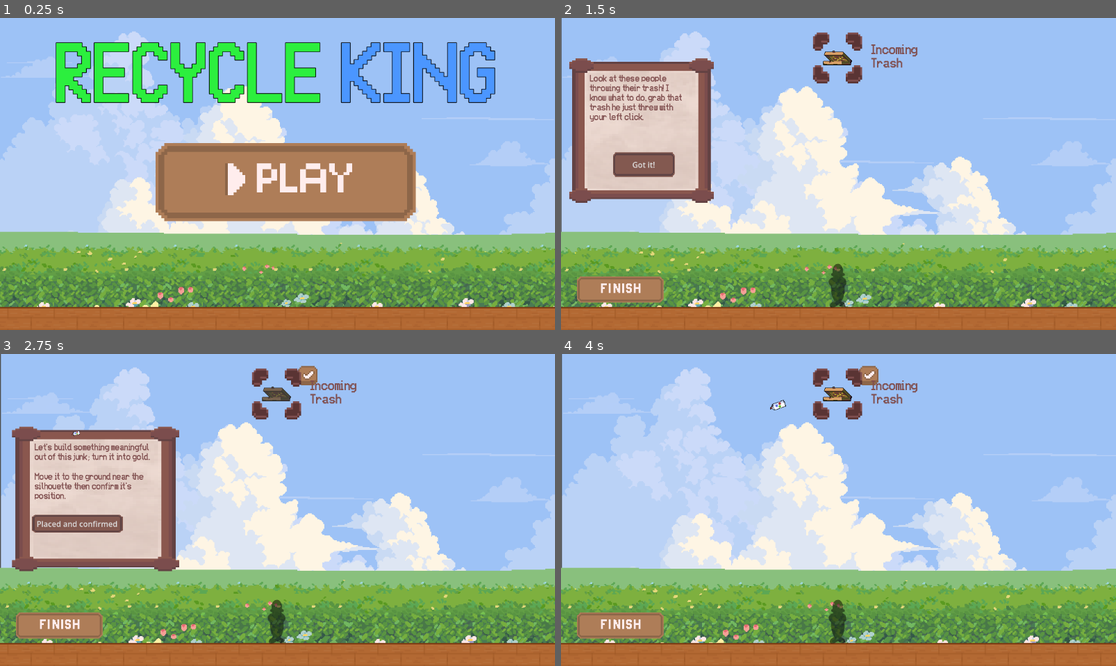
Above: before the commit, frames 1-4 (two rows, left to right).
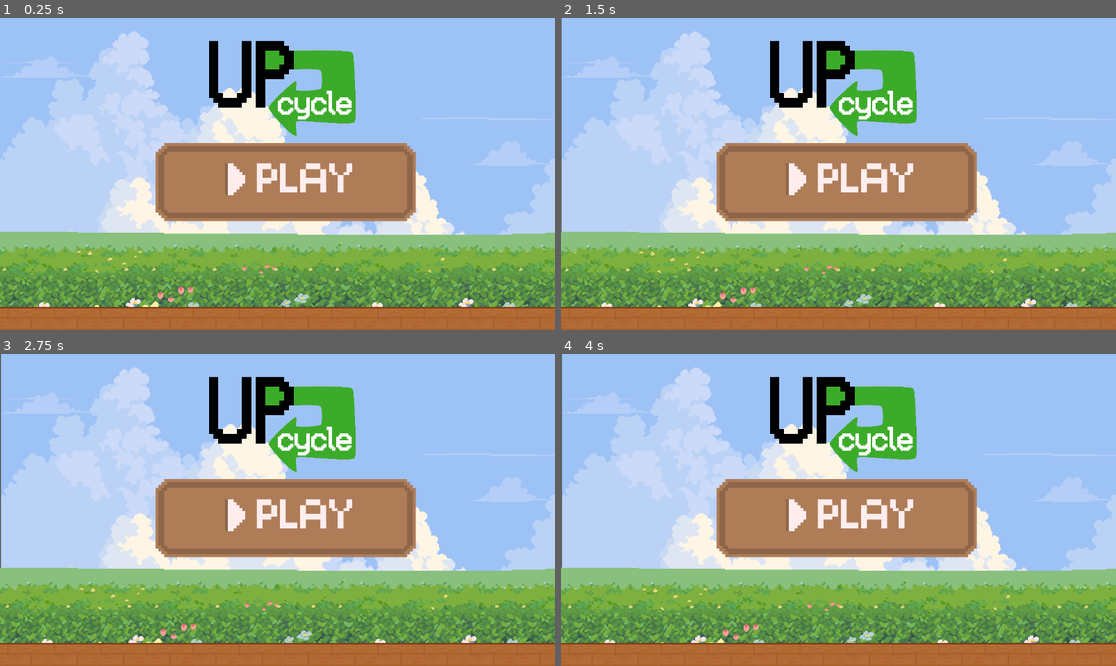
Above: after the commit, the same moments.

Repository: funkymonkeysgames/lame-jam-59
Game: Godot game, scene res://Scenes/main.tscn
Two runs of this game, one before a commit and one after it. Both use one fixed random seed, a clock stepped at 60 frames per second and the inputs below.
Inputs (mouse positions are in pixels of both pictures, inside the frame that each line leads up to):
- Up to frame 1 (0.25 s): no input
- Up to frame 2 (1.5 s): click (844, 183) at 0.5 s; click (844, 183) at 1.27 s
- Up to frame 3 (2.75 s): click (277, 394) at 2.02 s
- Up to frame 4 (4 s): click (866, 375) at 2.77 s; click (1032, 597) at 3.5 s, where only the run before the commit has a clickable "I am something of an artist m…"

The runs differ from the first frame. In frame 1, 11% of the frame differs, in the area x 10-90%, y 7-38%; in frame 2, 29%; in frame 3, 30%, in the area x 2-75%, y 3-93%; in frame 4, 18%.

Commit message:
made new logo

Diff:
--- a/Scenes/main.tscn
+++ b/Scenes/main.tscn
@@ -11,6 +11,7 @@
 [ext_resource type="Texture2D" uid="uid://bf4q4me1kw3tm" path="res://Assets/UI/start_button_pressed.png" id="4_7k868"]
 [ext_resource type="Texture2D" uid="uid://dnodbo2fvoqud" path="res://Assets/background/Floor/2.png" id="4_kry3j"]
 [ext_resource type="Texture2D" uid="uid://brac6qs81s5tq" path="res://Assets/background/Floor/3.png" id="5_21xkr"]
+[ext_resource type="Texture2D" uid="uid://bl3ehbkvcru38" path="res://Assets/UI/logo.png" id="5_e08e2"]
 [ext_resource type="Texture2D" uid="uid://l6tkkro3xkcj" path="res://Assets/background/Sky/1.png" id="6_344ge"]
 [ext_resource type="Texture2D" uid="uid://c30xwoh5u7n7n" path="res://Assets/background/Sky/4.png" id="7_ynf5e"]
 [ext_resource type="Texture2D" uid="uid://k1dq4ten3egw" path="res://Assets/background/Sky/5.png" id="8_hptm8"]
@@ -382,6 +383,7 @@
 grow_vertical = 2
 
 [node name="Label" type="Label" parent="title_screen" unique_id=596876613]
+visible = false
 layout_mode = 1
 anchors_preset = 5
 anchor_left = 0.5
@@ -395,6 +397,7 @@
 label_settings = SubResource("LabelSettings_cbgmd")
 
 [node name="Label2" type="Label" parent="title_screen" unique_id=557346195]
+visible = false
 layout_mode = 1
 anchors_preset = 5
 anchor_left = 0.5
@@ -419,6 +422,15 @@
 texture_normal = ExtResource("3_6vcvc")
 texture_pressed = ExtResource("4_7k868")
 
+[node name="TextureRect" type="TextureRect" parent="title_screen" unique_id=589920925]
+layout_mode = 0
+offset_left = 285.99997
+offset_top = -26.999998
+offset_right = 4053.0
+offset_bottom = 1973.0
+scale = Vector2(0.2, 0.2)
+texture = ExtResource("5_e08e2")
+
 [node name="NeighbourManager" type="Node" parent="." unique_id=962948133]
 script = ExtResource("2_jjvhh")
 
@@ -653,17 +665,17 @@
 offset_bottom = 173.0
 text = "Let's build something meaningful out of this junk; turn it into gold.
 
-Move it to the ground near the silhouette then confirm it's position."
+Move it to the ground near Feely's ghost, then confirm it's position. His soul has been lingering here since that horrible accident... Let's bring him some peace."
 label_settings = SubResource("LabelSettings_536cc")
 autowrap_mode = 3
 
 [node name="Button" type="Button" parent="Tutorial UI/Tutorial2" unique_id=2079852270]
 z_index = 1
 layout_mode = 0
-offset_left = 41.0
-offset_top = 183.0
-offset_right = 230.0
-offset_bottom = 220.0
+offset_left = 63.0
+offset_top = 225.0
+offset_right = 252.0
+offset_bottom = 262.0
 theme_override_styles/normal = SubResource("StyleBoxFlat_aqgau")
 theme_override_styles/pressed = SubResource("StyleBoxFlat_8cuat")
 theme_override_styles/hover = SubResource("StyleBoxFlat_o1aky")
Binary file added: Assets/UI/logo.png
Not shown, added: Assets/UI/logo.png.import
